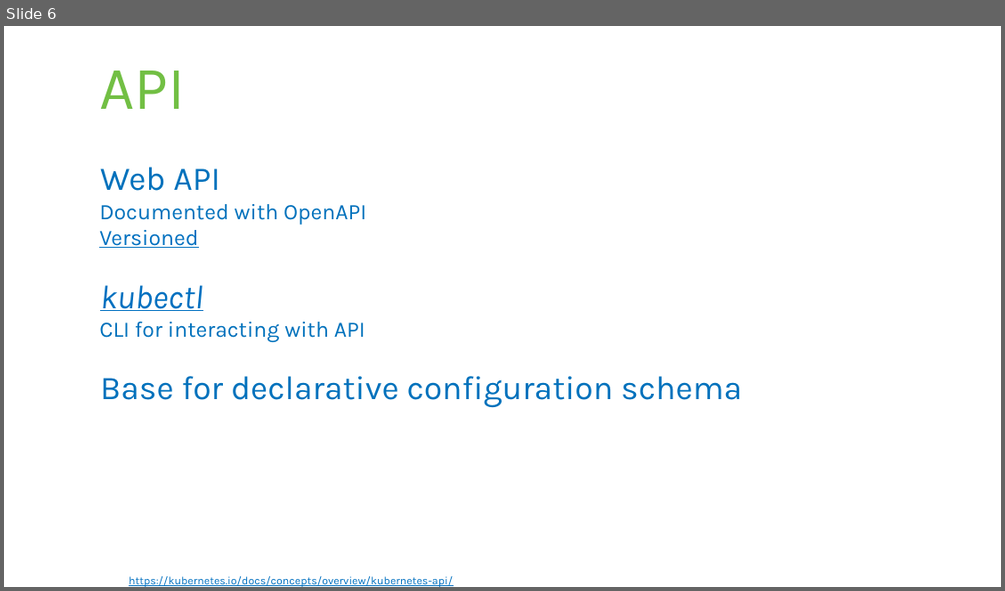
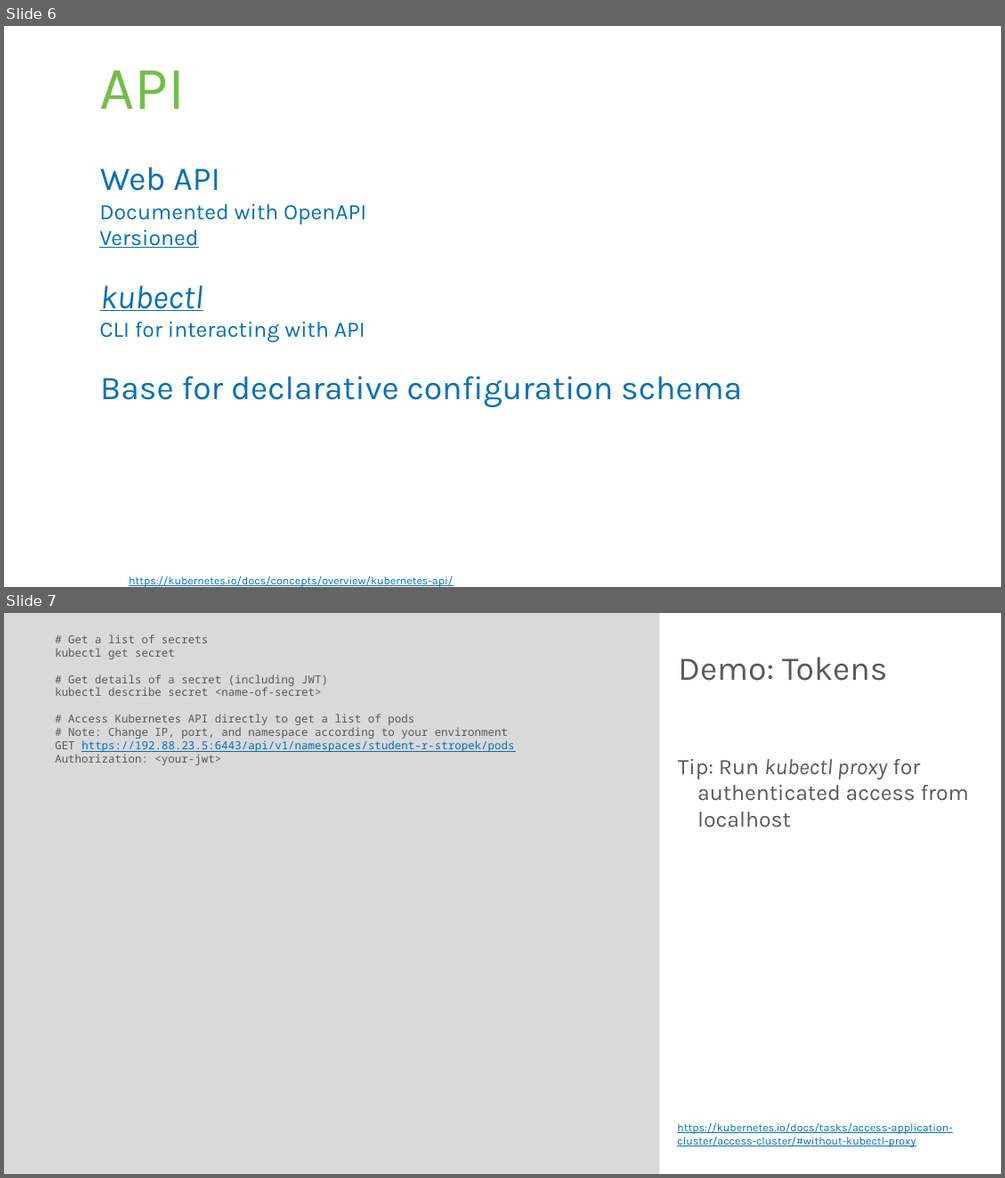
Before and after one commit to rstropek/DockerVS2015Intro, a slide deck: slides/Kubernetes-Workshop.pptx. Shown one above the other, each under a label of ours: slide 6 before the commit, slides 6 and 7 after it. The pictures are 1005x591 and 1005x1178 pixels, drawn with LibreOffice and Linux fonts; fonts in the diff are those of the drawing. Boxes give left, top, right and bottom in pixels: in the first picture for what was removed or moved away, otherwise in the second. Text is boxed around its words. In the diff, an @@ line names an element or a change of style, - is before the commit and + after.

```diff
--- a/slides/Kubernetes-Workshop.pptx
+++ b/slides/Kubernetes-Workshop.pptx
@@ slide 7 added at [4, 613, 1001, 1174], background #FFFFFF @@
@@ rectangle added at [4, 613, 659, 1173], fill #D9D9D9 @@
@@ text added at [55, 634, 514, 765], 8 pt, text #595959 @@
+# Get a list of secrets
+kubectl get secret
+# Get details of a secret (including JWT)
+kubectl describe secret <name-of-secret>
+# Access Kubernetes API directly to get a list of pods
+# Note: Change IP, port, and namespace according to your environment
+GET https://192.88.23.5:6443/api/v1/namespaces/student-r-stropek/pods
+Authorization: <your-jwt>
@@ title added at [678, 657, 887, 681], 24 pt, text #595959 @@
+Demo: Tokens
@@ text added at [678, 759, 969, 827], 16 pt, text #595959 @@
+Tip: Run kubectl proxy for authenticated access from localhost
@@ text added at [677, 1123, 952, 1147], 8 pt, text #0070C0, underline @@
+https://kubernetes.io/docs/tasks/access-application-cluster/access-cluster/#without-kubectl-proxy
```
Also in this commit, not shown: 6 slides changed, 5 other slides added, 1 other file.
